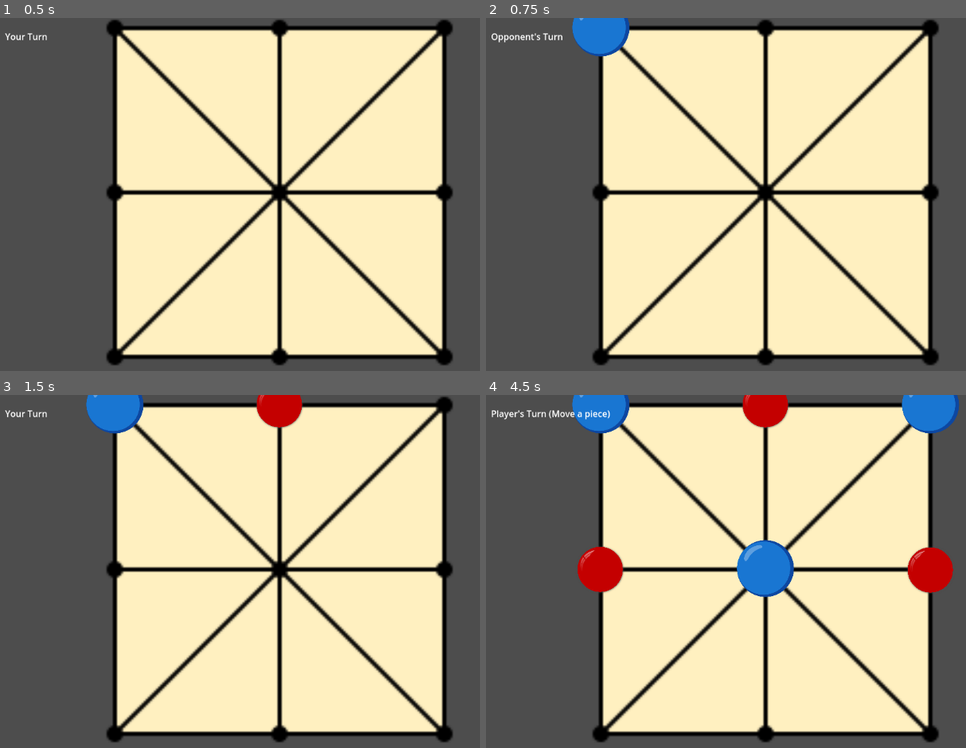
Above: before the commit, frames 1-4 (two rows, left to right).
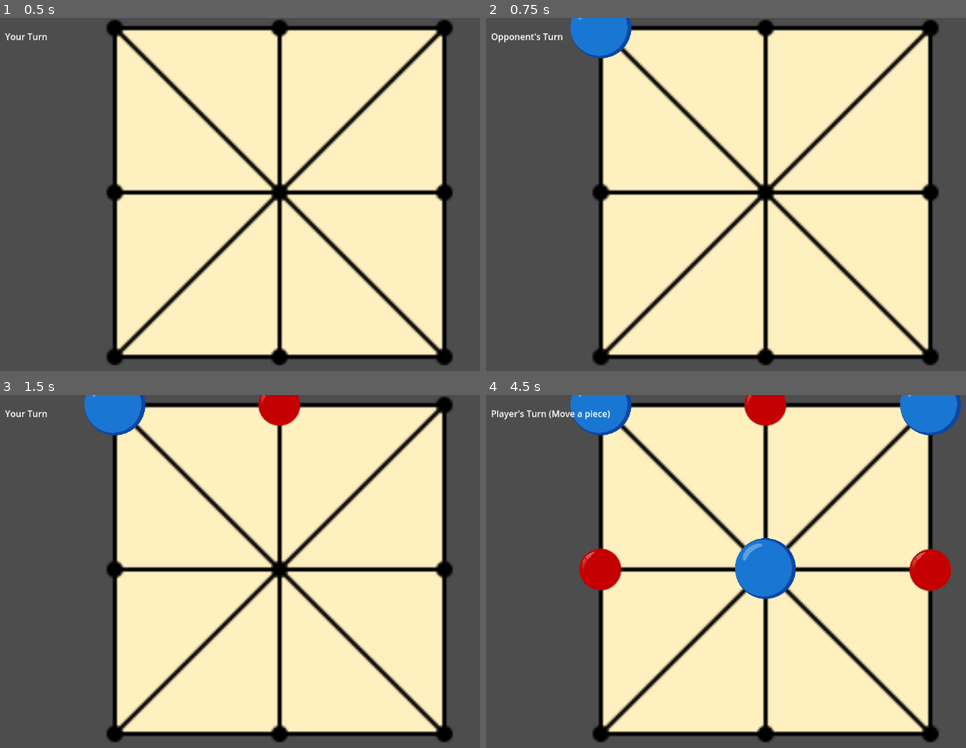
Above: after the commit, the same moments.

Repository: Liam22495/Three-Mens-Morris
Game: Godot game, scene res://Scenes/MainScene.tscn
Two runs of this game, one before a commit and one after it. Both use one fixed random seed, a clock stepped at 60 frames per second and the inputs below.
Inputs (mouse positions are in pixels of both pictures, inside the frame that each line leads up to):
- Up to frame 1 (0.5 s): no input
- Up to frame 2 (0.75 s): tap Enter at 0.5 s; move the mouse to (601, 28) at 0.52 s; click (601, 28) at 0.67 s
- Up to frame 3 (1.5 s): tap Space at 1.25 s; move the mouse to (278, 405) at 1.27 s; click (278, 405) at 1.42 s
- Up to frame 4 (4.5 s): tap Enter at 2, 3.5 s; move the mouse to (932, 405) at 2.02 s; click (932, 405) at 2.17 s; tap Space at 2.75, 4.25 s; move the mouse to (601, 567) at 2.77 s; click (601, 567) at 2.92 s; move the mouse to (764, 567) at 3.52 s; click (764, 567) at 3.67 s; move the mouse to (932, 571) at 4.27 s; click (932, 571) at 4.42 s

Frame 1 is identical in both runs. In frame 2, 0.2% of the frame differs, in the area x 17-31%, y 0-12%; in frame 3, 0.4%; in frame 4, 1.5%, in the area x 17-100%, y 0-58%.

Commit message:
Placement phase, Turn handling, Movement phase, Deselecting / reselecting pieces,  Enforcing adjacency complete

Diff:
--- a/Godot_client/Scenes/Main.gd
+++ b/Godot_client/Scenes/Main.gd
@@ -14,6 +14,19 @@
 var in_movement_phase = false
 var selected_piece = null
 var selected_marker = null
+
+#Map to enforce andjacent moves only
+var adjacency_map = {
+	"Position0": ["Position1", "Position3"],
+	"Position1": ["Position0", "Position2", "Position4"],
+	"Position2": ["Position1", "Position5"],
+	"Position3": ["Position0", "Position4", "Position6"],
+	"Position4": ["Position1", "Position3", "Position5", "Position7"],
+	"Position5": ["Position2", "Position4", "Position8"],
+	"Position6": ["Position3", "Position7"],
+	"Position7": ["Position4", "Position6", "Position8"],
+	"Position8": ["Position5", "Position7"]
+}
 
 const MAX_PIECES = 3
 
@@ -59,30 +72,35 @@
 		turn_label.text = current_turn.capitalize() + "'s Turn (Move a piece)"
 
 func _handle_movement(area: Area2D):
-	if not selected_piece:
-		# Attempt to select your own piece from a marker
-		if position_occupied.has(area.name):
-			var data = position_occupied[area.name]
-			if current_turn in data:
+	# If the clicked marker has a piece belonging to the current player
+	if position_occupied.has(area.name):
+		var data = position_occupied[area.name]
+		if current_turn in data:
+			# Deselects if it's already selected
+			if selected_marker == area:
+				selected_piece = null
+				selected_marker = null
+				print("Deselected piece.")
+			else:
 				selected_piece = data[current_turn]
 				selected_marker = area
 				print("Selected piece from:", area.name)
-	else:
-		# Attempt to move to an empty spot
-		if not position_occupied.has(area.name):
-			# Move the piece to new marker
+			return  # Skip the rest of the logic if selecting
+	#Move to an empty, adjacent marker
+	elif selected_piece and not position_occupied.has(area.name):
+		var valid_moves = adjacency_map.get(selected_marker.name, [])
+		if area.name in valid_moves:
 			selected_marker.remove_child(selected_piece)
 			area.add_child(selected_piece)
 			selected_piece.position = Vector2.ZERO
 
-			# Update board state
 			position_occupied.erase(selected_marker.name)
 			position_occupied[area.name] = {current_turn: selected_piece}
 
-			# Reset selection
 			selected_piece = null
 			selected_marker = null
 
-			# Switch turn
 			current_turn = "opponent" if current_turn == "player" else "player"
 			turn_label.text = current_turn.capitalize() + "'s Turn (Move a piece)"
+		else:
+			print("Invalid move: ", area.name, " is not adjacent to ", selected_marker.name)
--- a/Godot_client/Scenes/MainScene.tscn
+++ b/Godot_client/Scenes/MainScene.tscn
@@ -24,56 +24,74 @@
 
 [node name="Position0" type="Area2D" parent="Board/Background/Positions"]
 position = Vector2(-80.9832, -79.1062)
+scale = Vector2(2, 2)
 
 [node name="CollisionShape2D" type="CollisionShape2D" parent="Board/Background/Positions/Position0"]
+scale = Vector2(2, 2)
 shape = SubResource("CircleShape2D_7rqgy")
 
 [node name="Position1" type="Area2D" parent="Board/Background/Positions"]
 position = Vector2(-1.07263, -79.1062)
+scale = Vector2(2, 2)
 
 [node name="CollisionShape2D" type="CollisionShape2D" parent="Board/Background/Positions/Position1"]
+scale = Vector2(2, 2)
 shape = SubResource("CircleShape2D_7rqgy")
 
 [node name="Position2" type="Area2D" parent="Board/Background/Positions"]
 position = Vector2(79.1061, -79.1062)
+scale = Vector2(2, 2)
 
 [node name="CollisionShape2D" type="CollisionShape2D" parent="Board/Background/Positions/Position2"]
+scale = Vector2(2, 2)
 shape = SubResource("CircleShape2D_7rqgy")
 
 [node name="Position3" type="Area2D" parent="Board/Background/Positions"]
 position = Vector2(-81.2514, 1.07261)
+scale = Vector2(2, 2)
 
 [node name="CollisionShape2D" type="CollisionShape2D" parent="Board/Background/Positions/Position3"]
+scale = Vector2(2, 2)
 shape = SubResource("CircleShape2D_7rqgy")
 
 [node name="Position4" type="Area2D" parent="Board/Background/Positions"]
 position = Vector2(-1.07263, 0.536293)
+scale = Vector2(2, 2)
 
 [node name="CollisionShape2D" type="CollisionShape2D" parent="Board/Background/Positions/Position4"]
+scale = Vector2(2, 2)
 shape = SubResource("CircleShape2D_7rqgy")
 
 [node name="Position5" type="Area2D" parent="Board/Background/Positions"]
 position = Vector2(79.1061, 1.34076)
+scale = Vector2(2, 2)
 
 [node name="CollisionShape2D" type="CollisionShape2D" parent="Board/Background/Positions/Position5"]
+scale = Vector2(2, 2)
 shape = SubResource("CircleShape2D_7rqgy")
 
 [node name="Position6" type="Area2D" parent="Board/Background/Positions"]
 position = Vector2(-81.5196, 81.5195)
+scale = Vector2(2, 2)
 
 [node name="CollisionShape2D" type="CollisionShape2D" parent="Board/Background/Positions/Position6"]
+scale = Vector2(2, 2)
 shape = SubResource("CircleShape2D_7rqgy")
 
 [node name="Position7" type="Area2D" parent="Board/Background/Positions"]
 position = Vector2(-1.07263, 81.2514)
+scale = Vector2(2, 2)
 
 [node name="CollisionShape2D" type="CollisionShape2D" parent="Board/Background/Positions/Position7"]
+scale = Vector2(2, 2)
 shape = SubResource("CircleShape2D_7rqgy")
 
 [node name="Position8" type="Area2D" parent="Board/Background/Positions"]
 position = Vector2(79.3743, 80.9832)
+scale = Vector2(2, 2)
 
 [node name="CollisionShape2D" type="CollisionShape2D" parent="Board/Background/Positions/Position8"]
+scale = Vector2(2, 2)
 shape = SubResource("CircleShape2D_7rqgy")
 
 [node name="UI" type="CanvasLayer" parent="."]
--- a/Godot_client/Scenes/OpponentPiece.tscn
+++ b/Godot_client/Scenes/OpponentPiece.tscn
@@ -5,5 +5,5 @@
 [node name="OpponentPieceScene" type="Node2D"]
 
 [node name="OpponentPiece" type="Sprite2D" parent="."]
-scale = Vector2(0.014509, 0.014509)
+scale = Vector2(0.00665139, 0.00665139)
 texture = ExtResource("1_5jan1")
--- a/Godot_client/Scenes/PlayerPiece.tscn
+++ b/Godot_client/Scenes/PlayerPiece.tscn
@@ -5,5 +5,5 @@
 [node name="PlayerPiece" type="Node2D"]
 
 [node name="PlayerPiece" type="Sprite2D" parent="."]
-scale = Vector2(0.0576172, 0.0576172)
+scale = Vector2(0.0307617, 0.0307617)
 texture = ExtResource("1_037ip")
